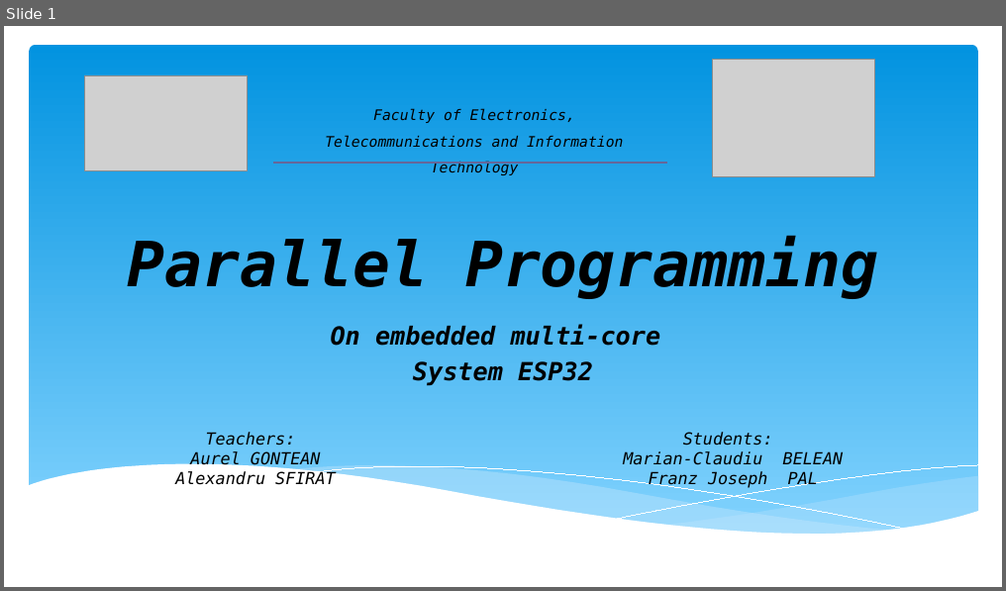
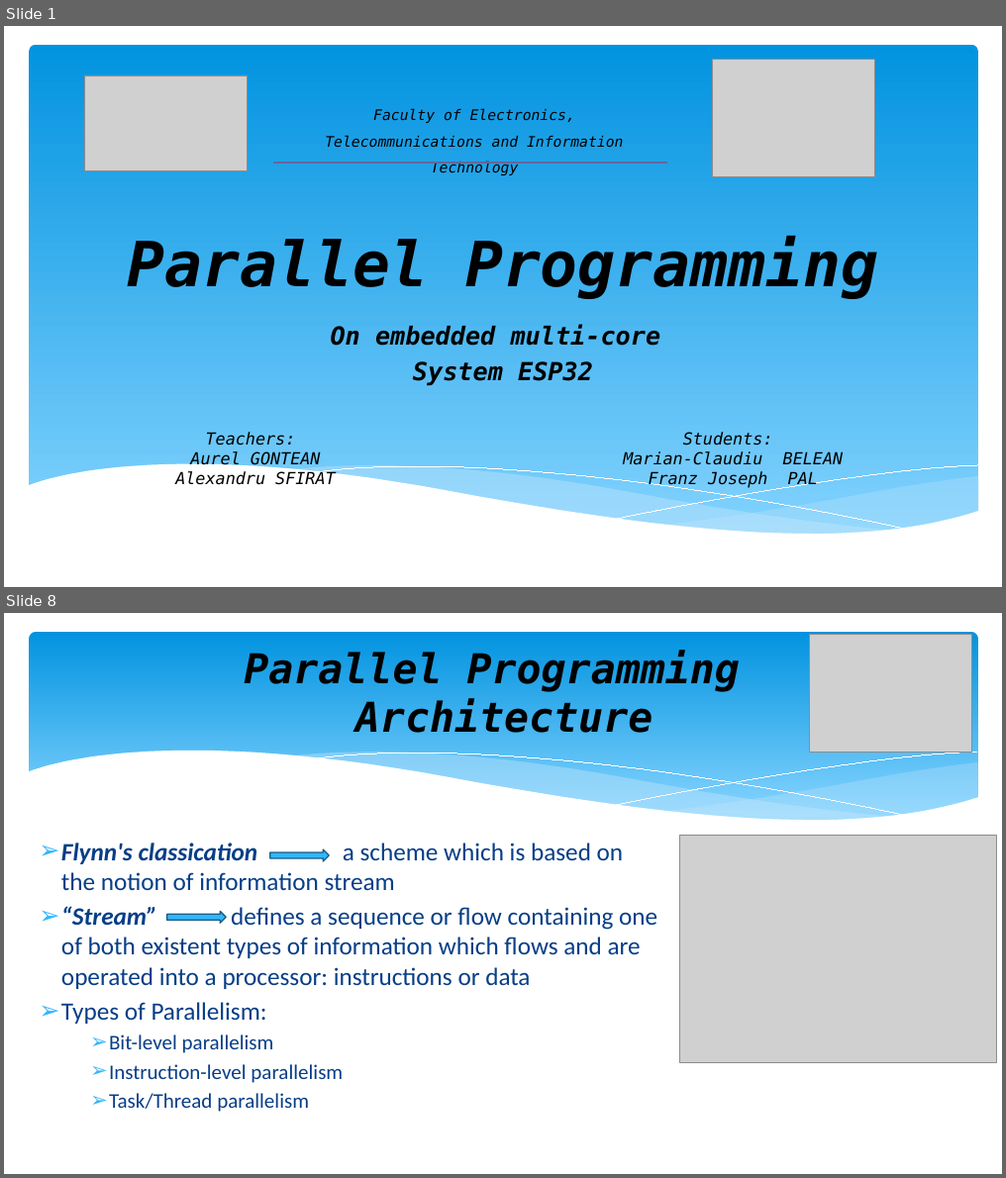
Before and after one commit to josephpal/esp32-ParallelProgramming, a slide deck: presentation/2019-11-05 - Presentation TMP Project.pptx. Shown one above the other, each under a label of ours: slide 1 before the commit, slides 1 and 8 after it; the slides between them are not shown. The pictures are 1006x591 and 1006x1178 pixels, drawn with LibreOffice and Linux fonts; fonts in the diff are those of the drawing; grey boxes stand for pictures. Boxes give left, top, right and bottom in pixels: in the first picture for what was removed or moved away, otherwise in the second. Text is boxed around its words. In the diff, an @@ line names an element or a change of style, - is before the commit and + after.

```diff
--- a/presentation/2019-11-05 - Presentation TMP Project.pptx
+++ b/presentation/2019-11-05 - Presentation TMP Project.pptx
@@ slide 8 added at (4,613,1002,1174), background #FFFFFF @@
@@ rounded rectangle added at (29,632,978,834), fill gradient #0293E0 to #83D3FE @@
@@ picture added at (810,635,972,753) @@
@@ title added at (244,650,740,733), 39.6 pt, text #000000, bold, italic @@
+Parallel Programming
+Architecture
@@ group added at (27,751,979,860): 5 freeform shapes @@
@@ text added at (61,843,657,1112), 24 pt, text #073E87 @@
+➢ Flynn's classication a scheme which is based on the notion of information stream
+➢ “Stream” defines a sequence or flow containing one of both existent types of information which flows and are operated into a processor: instructions or data
+➢ Types of Parallelism:
+    ➢ Bit-level parallelism
+    ➢ Instruction-level parallelism
+    ➢ Task/Thread parallelism
@@ right arrow added at (269,850,329,861), fill #31B6FD, outline #195F84 1.25 pt @@
@@ picture added at (680,835,996,1062) @@
@@ right arrow added at (167,912,227,924), fill #31B6FD, outline #195F84 1.25 pt @@
```
Also in this commit, not shown: 3 slides changed, 4 other slides added, 4 slides removed, 2 other files.
